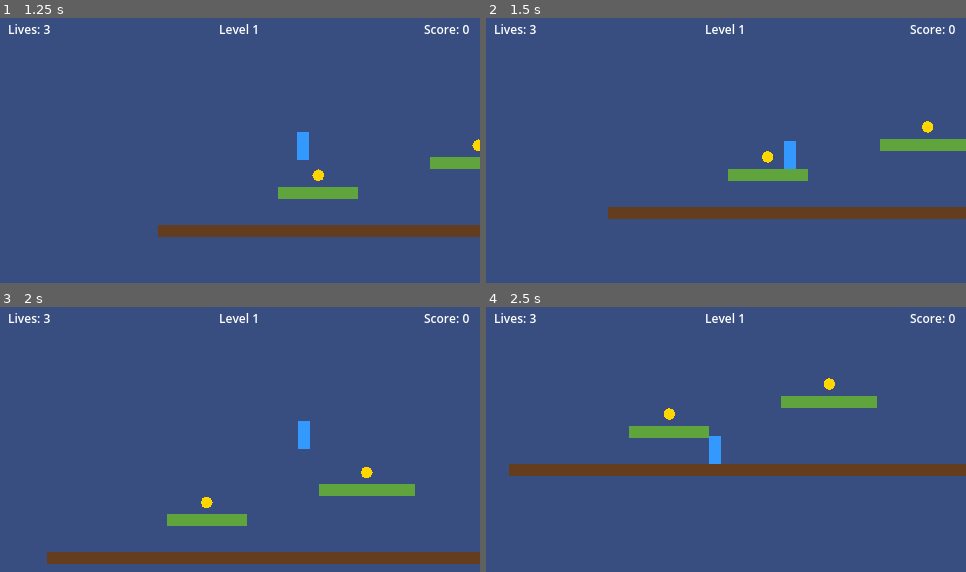
Above: before the commit, frames 1-4 (two rows, left to right).
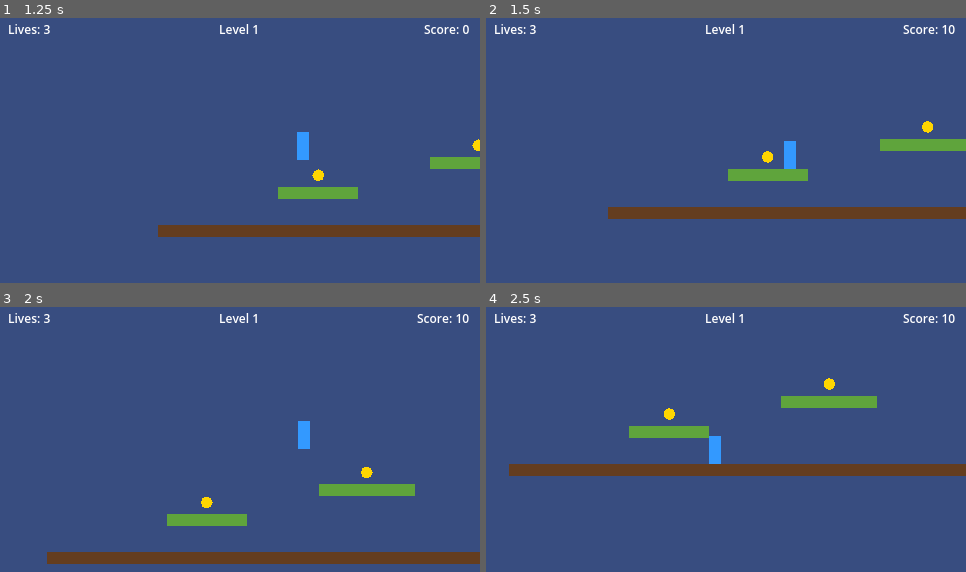
Above: after the commit, the same moments.

Repository: nsmaassel/platformer-game
Game: Godot game, scene res://scenes/level_2.tscn
Same seed, same stepped clock (60 frames per second), same inputs: the game is played once before the commit and once after it. This scene is started directly instead of the project's main scene.
Inputs:
- Up to frame 1 (1.25 s): hold D (move_right) from 0.53 s (still down); tap Space (jump) at 0.77 s
- Up to frame 2 (1.5 s): keep holding D (move_right)
- Up to frame 3 (2 s): keep holding D (move_right); tap Space (jump) at 1.52 s
- Up to frame 4 (2.5 s): release D (move_right) at 2.03 s; hold A (move_left) from 2.03 s (still down)

Frame 1 is identical in both runs. In frame 2, 0.2% of the frame differs, in the area x 86-98%, y 2-7%; in frame 3, 0.2%; in frame 4, 0.2%.

Commit message:
fix: collision masks on goal/coin/checkpoint to detect player (layer 2)

Diff:
--- a/scenes/checkpoint.tscn
+++ b/scenes/checkpoint.tscn
@@ -19,6 +19,8 @@
 }]
 
 [node name="Checkpoint" type="Area2D"]
+collision_layer = 0
+collision_mask = 2
 script = ExtResource("1_checkpoint")
 
 [node name="CollisionShape2D" type="CollisionShape2D" parent="."]
--- a/scenes/coin.tscn
+++ b/scenes/coin.tscn
@@ -19,6 +19,8 @@
 }]
 
 [node name="Coin" type="Area2D"]
+collision_layer = 0
+collision_mask = 2
 script = ExtResource("1_coin")
 
 [node name="CollisionShape2D" type="CollisionShape2D" parent="."]
--- a/scenes/goal.tscn
+++ b/scenes/goal.tscn
@@ -6,6 +6,8 @@
 size = Vector2(20.0, 40.0)
 
 [node name="Goal" type="Area2D"]
+collision_layer = 0
+collision_mask = 2
 script = ExtResource("1_goal")
 
 [node name="CollisionShape2D" type="CollisionShape2D" parent="."]
